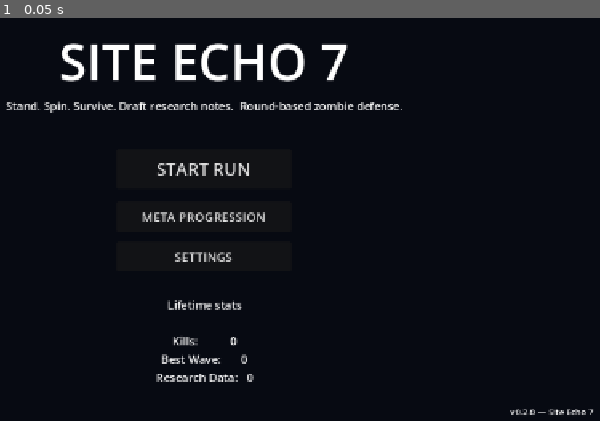
Above: before the commit, frame 1.
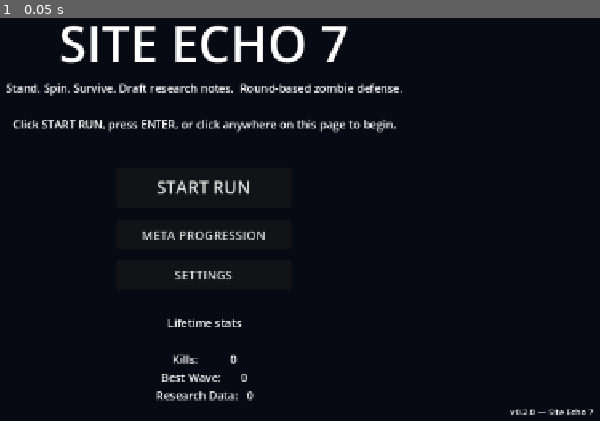
Above: after the commit, the same moment.

Repository: Josh-Buck/site-echo-7
Game: Godot game, scene res://scenes/ui/TitleScreen.tscn
Same seed, same stepped clock (60 frames per second), same inputs: the game is played once before the commit and once after it.
Inputs:
- Up to frame 1 (0.05 s): no input

The runs differ from the first frame. In frame 1, 8.0% of the frame differs, in the area x 1-67%, y 1-96%.

Commit message:
Fix: restore title screen click/key fallbacks (regressed in M3b)

Diff:
--- a/scenes/ui/TitleScreen.gd
+++ b/scenes/ui/TitleScreen.gd
@@ -15,7 +15,21 @@
 	settings_button.pressed.connect(_on_settings_pressed)
 	_refresh_stats()
 	version_label.text = "v0.2.0 — Site Echo 7"
+	# Grab focus so Enter/Space activates Start Run directly.
+	start_button.grab_focus()
 	print("[TitleScreen] ready, start_button=", start_button)
+
+func _unhandled_input(event: InputEvent) -> void:
+	# Fallback 1: any unhandled left-click on the page starts the run.
+	if event is InputEventMouseButton and event.pressed and event.button_index == MOUSE_BUTTON_LEFT:
+		print("[TitleScreen] fallback click detected, starting run")
+		_on_start_pressed()
+		return
+	# Fallback 2: Enter or Space starts the run.
+	if event is InputEventKey and event.pressed and not event.echo:
+		if event.keycode == KEY_ENTER or event.keycode == KEY_KP_ENTER or event.keycode == KEY_SPACE:
+			print("[TitleScreen] fallback keypress detected, starting run")
+			_on_start_pressed()
 
 func _on_meta_pressed() -> void:
 	AudioMan.register_first_gesture()
--- a/scenes/ui/TitleScreen.tscn
+++ b/scenes/ui/TitleScreen.tscn
@@ -44,7 +44,9 @@
 [node name="SubtitleLabel" type="Label" parent="VBox"]
 layout_mode = 2
 theme_override_font_sizes/font_size = 18
-text = "Stand. Spin. Survive. Draft research notes.  Round-based zombie defense."
+text = "Stand. Spin. Survive. Draft research notes.  Round-based zombie defense.
+
+Click START RUN, press ENTER, or click anywhere on this page to begin."
 horizontal_alignment = 1
 
 [node name="Spacer1" type="Control" parent="VBox"]
